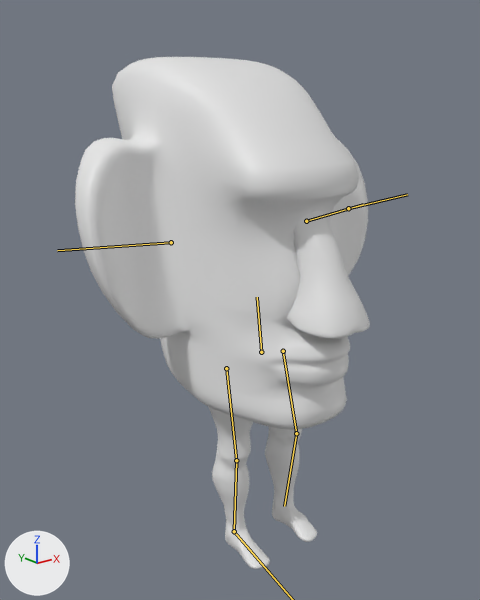
The FBX model Assets/Game/FBX/Moai_Character_Model_rig.fbx, before and after one commit.
Rendered twice from a 50 mm camera at (-10.29, -11.97, 11.61) aimed at (-0.23, 0.6, 6.58). Every picture has the same lights, and +X, +Y and +Z are marked at lower left. The bones that change are drawn over the model as lines.

In view in the first picture: 'Head', 'LeftLeg', 'Nose', 'RightLeg'.
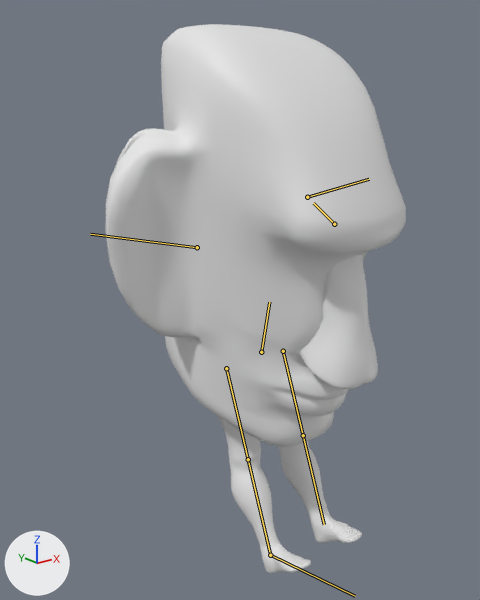
The newer file adds an action. The first version stands in its rest pose; the second is drawn at frame 1 of the action 'Hard_Stop.001'.

Boxes (x1, y1, x2, y2) around the edits, measured in the pictures (480 x 600 px):
'Head', posed (13% taller): before (75, 57, 368, 430); after (105, 24, 406, 447)
'Nose', posed: before (286, 211, 370, 339); after (298, 255, 378, 389)
'RightLeg', posed: before (208, 406, 270, 569); after (217, 416, 311, 573)
'LeftLeg', posed: before (265, 427, 317, 542); after (278, 441, 362, 543)
bone 'LowerHead', root to tip: before (261, 352) to (257, 297); after (261, 352) to (269, 302)
bone 'EarLeft', root to tip: before (306, 221) to (363, 204); after (334, 224) to (313, 203)
bone 'EarRight', root to tip: before (171, 242) to (57, 250); after (197, 247) to (90, 234)
bone 'EarIKLeft', root to tip: before (348, 208) to (407, 194); after (307, 197) to (369, 179)
bone 'UpperLegLeft', root to tip: before (283, 351) to (296, 433); after (283, 351) to (303, 435)
bone 'LowerLegLeft', root to tip: before (296, 433) to (284, 506); after (303, 435) to (324, 524)
bone 'UpperLegRight', root to tip: before (226, 368) to (236, 460); after (226, 368) to (248, 459)
bone 'LowerLegRight', root to tip: before (236, 460) to (234, 531); after (248, 459) to (270, 555)

Edits to the bpy script that builds the scene:
```text
Change bone_lowerhead:
    where bone_lowerhead = bpy.data.objects['Maoi_Armature'].pose.bones['LowerHead']  # child of 'Spine'
    bone_lowerhead.rotation_quaternion: (1.0, 0.0, 0.0, 0.0) -> (0.986, 0.168, 0.0, 0.0)  # degrees (0, 0, 0) -> degrees (19, 0, 0)
Change bone_earleft:
    where bone_earleft = bpy.data.objects['Maoi_Armature'].pose.bones['EarLeft']  # child of 'CheekLeft'
    bone_earleft.rotation_quaternion: (1.0, 0.0, 0.0, 0.0) -> (0.899, -0.437, 0.0, -0.035)  # degrees (0, 0, 0) -> degrees (-52, -2, -4)
Change bone_earright:
    where bone_earright = bpy.data.objects['Maoi_Armature'].pose.bones['EarRight']  # child of 'CheekRight'
    bone_earright.rotation_quaternion: (1.0, 0.0, 0.0, 0.0) -> (0.899, -0.437, 0.0, 0.035)  # degrees (0, 0, 0) -> degrees (-52, 2, 4)
Change bone_earikleft:
    where bone_earikleft = bpy.data.objects['Maoi_Armature'].pose.bones['EarIKLeft']  # child of 'MidHead'
    bone_earikleft.location: (0.0, 0.0, 0.0) -> (0.21, 0.45, -2.72)
Change bone_upperlegleft:
    where bone_upperlegleft = bpy.data.objects['Maoi_Armature'].pose.bones['UpperLegLeft']  # child of 'BothLegsIK'
    bone_upperlegleft.rotation_quaternion: (1.0, 0.0, 0.0, 0.0) -> (0.997, -0.016, -0.002, -0.073)  # degrees (0, 0, 0) -> degrees (-2, 0, -8)
Change bone_lowerlegleft:
    where bone_lowerlegleft = bpy.data.objects['Maoi_Armature'].pose.bones['LowerLegLeft']  # child of 'UpperLegLeft'
    bone_lowerlegleft.rotation_quaternion: (1.0, 0.0, 0.0, 0.0) -> (0.984, 0.029, -0.002, -0.178)  # degrees (0, 0, 0) -> degrees (3, 0, -20)
Change bone_upperlegright:
    where bone_upperlegright = bpy.data.objects['Maoi_Armature'].pose.bones['UpperLegRight']  # child of 'BothLegsIK'
    bone_upperlegright.rotation_quaternion: (1.0, 0.0, 0.0, 0.0) -> (0.998, -0.041, 0.006, 0.048)  # degrees (0, 0, 0) -> degrees (-5, 1, 5)
Change bone_lowerlegright:
    where bone_lowerlegright = bpy.data.objects['Maoi_Armature'].pose.bones['LowerLegRight']  # child of 'UpperLegRight'
    bone_lowerlegright.rotation_quaternion: (1.0, 0.0, 0.0, 0.0) -> (0.974, 0.076, 0.005, 0.214)  # degrees (0, 0, 0) -> degrees (9, -1, 25)
Change bone_footright:
    where bone_footright = bpy.data.objects['Maoi_Armature'].pose.bones['FootRight']  # child of 'LowerLegRight'
    bone_footright.rotation_quaternion: (1.0, 0.0, 0.0, 0.0) -> (0.999, -0.022, 0.0, 0.046)  # degrees (0, 0, 0) -> degrees (-3, 0, 5)
```
